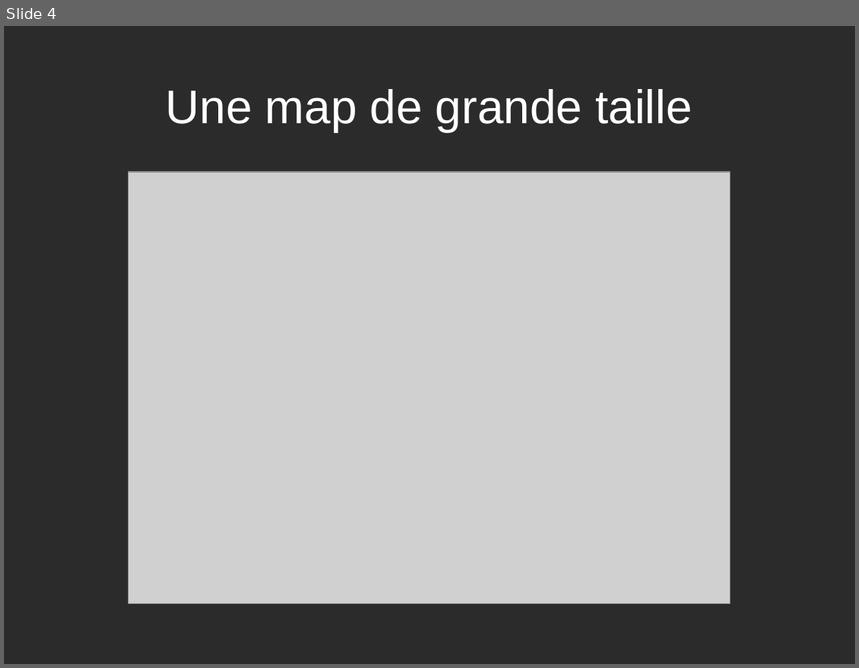
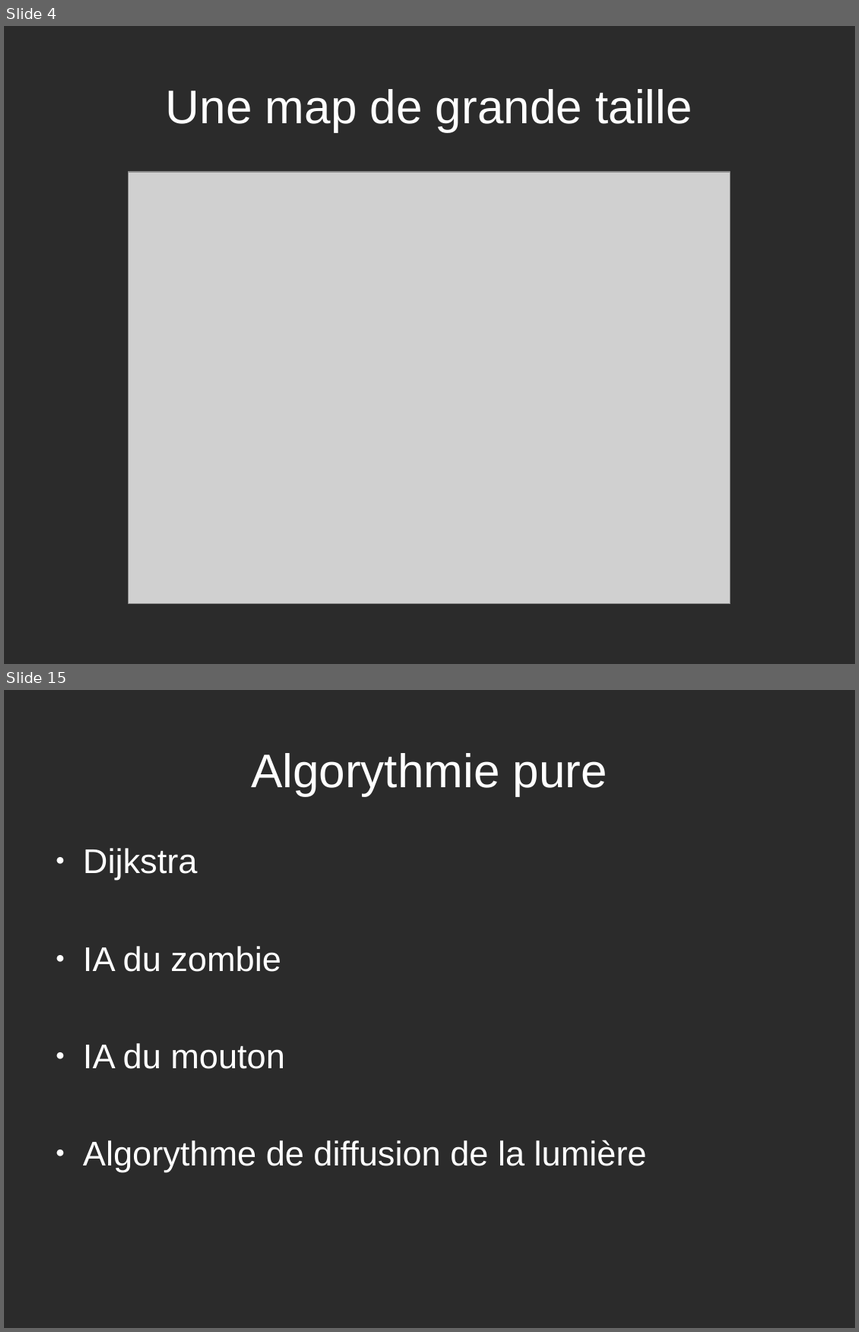
Before and after one commit to CodeurEnArbre/DoomZelda, a slide deck: Dossier/Diapo proj.odp. Shown one above the other, each under a label of ours: slide 4 before the commit, slides 4 and 15 after it; the slides between them are not shown. The pictures are 859x668 and 859x1332 pixels, drawn with LibreOffice and Linux fonts; fonts in the diff are those of the drawing; grey boxes stand for pictures; background and template pictures are left out; a plain dark background stands for a picture behind light text. Boxes give left, top, right and bottom in pixels: in the first picture for what was removed or moved away, otherwise in the second. Text is boxed around its words. In the diff, an @@ line names an element or a change of style, - is before the commit and + after.

```diff
--- a/Dossier/Diapo proj.odp
+++ b/Dossier/Diapo proj.odp
@@ slide 15 added at <box>4,690,855,1328</box>, background picture (left out) @@
@@ title added at <box>251,753,607,796</box>, 44 pt, text #FFFFFF @@
+Algorythmie pure
@@ text added at <box>83,848,647,1173</box>, 32 pt, text #FFFFFF @@
+● Dijkstra
+● IA du zombie
+● IA du mouton
+● Algorythme de diffusion de la lumière
```
Also in this commit, not shown: 8 slides changed, 6 other slides added, 1 other file.
